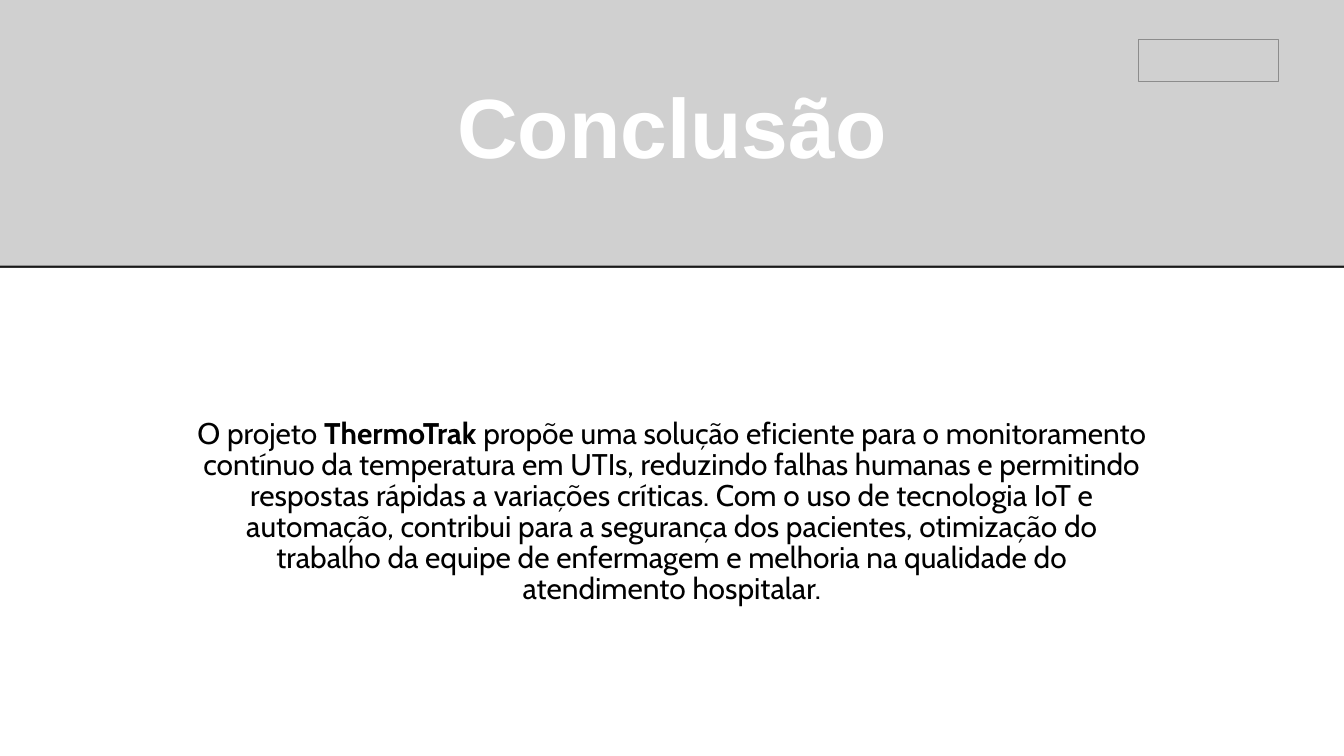
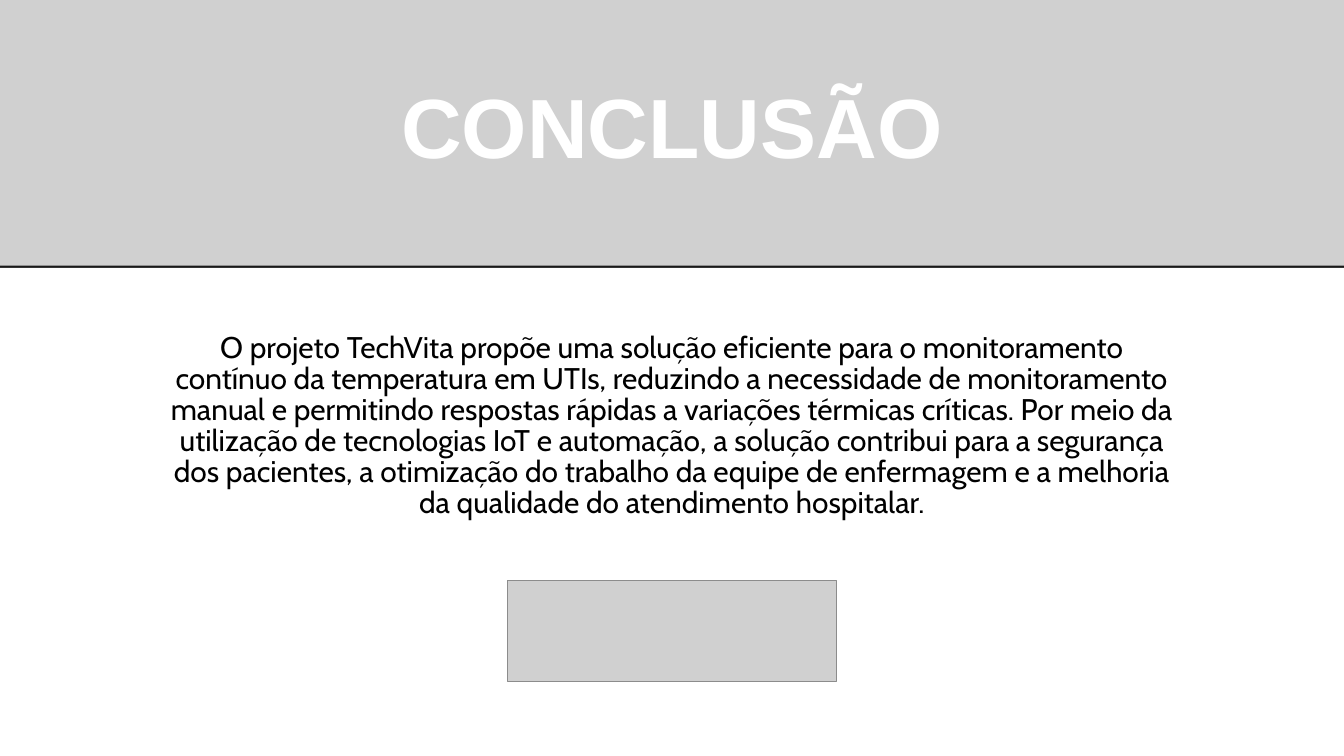
Before and after one commit to TawanLander/ProjetoPI-2026-01, a slide deck: slide 17 of Documentação/Apresentação/TechVita_Apresentação.pptx (slide 12 before the commit). Drawn at 1344x756 pixels with LibreOffice and Linux fonts; fonts in the diff are those of the drawing; grey boxes stand for pictures. Boxes give left, top, right and bottom in pixels: in the first picture for what was removed or moved away, otherwise in the second. Text is boxed around its words. In the diff, an @@ line names an element or a change of style, - is before the commit and + after.

```diff
--- a/Documentação/Apresentação/TechVita_Apresentação.pptx
+++ b/Documentação/Apresentação/TechVita_Apresentação.pptx
@@ text at (401, 92, 942, 158): text changed @@
-Conclusão
+CONCLUSÃO
@@ text at (171, 335, 1172, 520): text changed @@
-O projeto ThermoTrak propõe uma solução eficiente para o monitoramento contínuo da temperatura em UTIs, reduzindo falhas humanas e permitindo respostas rápidas a variações críticas. Com o uso de tecnologia IoT e automação, contribui para a segurança dos pacientes, otimização do trabalho da equipe de enfermagem e melhoria na qualidade do atendimento hospitalar.
+O projeto TechVita propõe uma solução eficiente para o monitoramento contínuo da temperatura em UTIs, reduzindo a necessidade de monitoramento manual e permitindo respostas rápidas a variações térmicas críticas. Por meio da utilização de tecnologias IoT e automação, a solução contribui para a segurança dos pacientes, a otimização do trabalho da equipe de enfermagem e a melhoria da qualidade do atendimento hospitalar.
@@ picture: place and size @@
-picture at (1139, 39, 1278, 81)
+picture at (507, 581, 837, 681)
```
Also in this commit, not shown: 8 other slides changed, 6 slides added, 1 slide removed.
